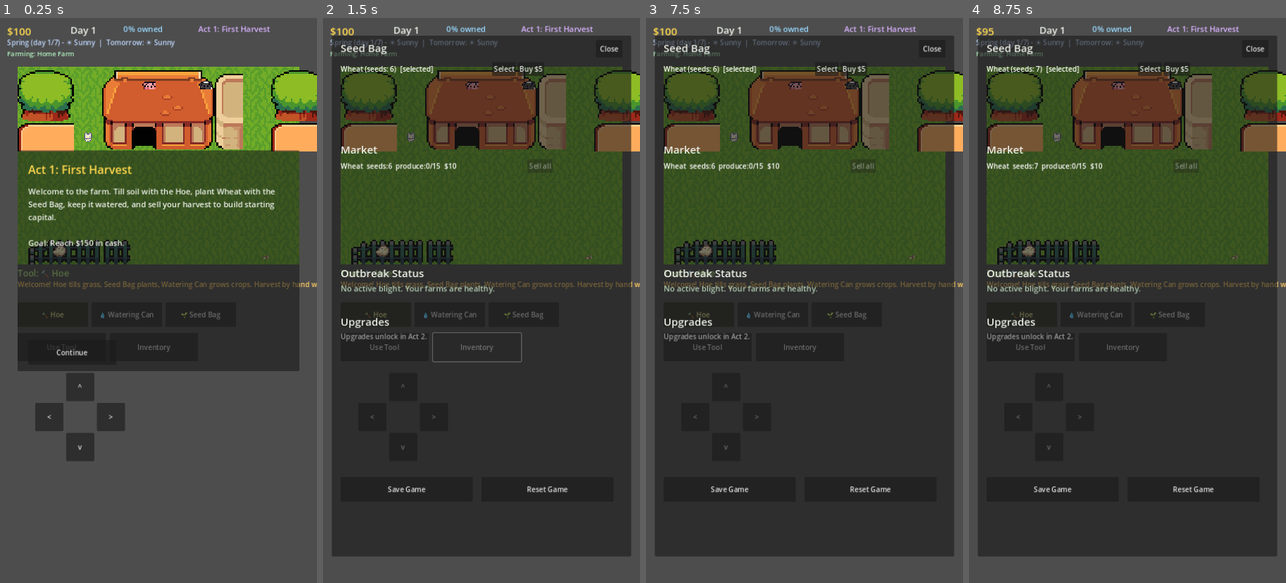
Above: before the commit, frames 1-4 (left to right).
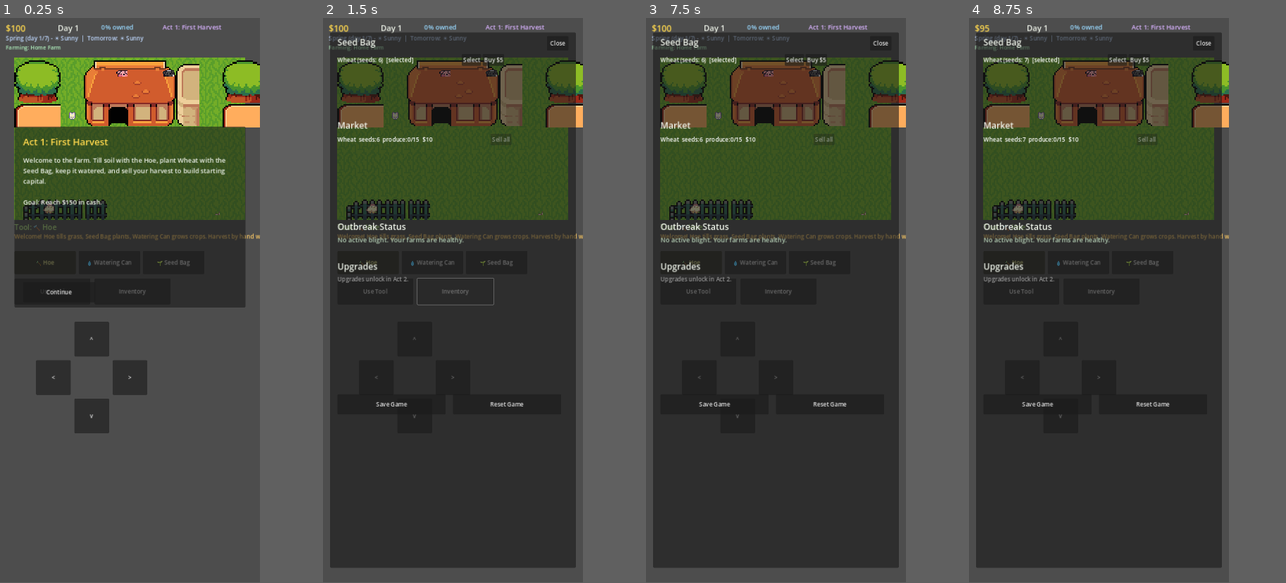
Above: after the commit, the same moments.

Repository: JLA92-bit/JLAProjects
Game: Godot game, scene res://scenes/Main.tscn
The game is run twice, just before and just after one commit, with the same random seed, the same clock (stepped at 60 frames per second) and the same inputs.
Inputs:
- Up to frame 1 (0.25 s): no input
- Up to frame 2 (1.5 s): click "Use Tool" at 0.5 s; click "Inventory" at 1.25 s
- Up to frame 3 (7.5 s): click "v" at 2 s; click "🔨 Hoe" at 2.75 s; click "💧 Watering Can" at 3.5 s; click "🌱 Seed Bag" at 4.25 s; click "^" at 5 s; click "<" at 5.75 s; click ">" at 6.5 s; click "Select" at 7.25 s
- Up to frame 4 (8.75 s): click "Buy $5" at 8 s
In our replay, the window is 450x800 before the commit and 369x799 after it. These sizes can differ from the game's own. Grey fills any space a smaller window leaves; there, only what the larger window draws over its background counts as a difference.

The runs differ from the first frame. In frame 1, 40% of the frame differs, in the area x 1-100%, y 1-79%; in frame 2, 32%; in frame 3, 31%; in frame 4, 31%.

Commit message:
Widen canvas to phone aspect ratio and enlarge touch controls
The 720x1280 design (16:9-ish) was noticeably narrower-than-tall
compared to most real phones (~19.5:9), so aspect="keep" correctly
avoided cropping but left large black letterbox bars top and bottom
on-device, and the D-pad/action buttons were sized for the old canvas.

- Bump viewport_height to 1560 (720:1560 = 19.5:9 exactly), matching
  the aspect ratio of most current phones so the game fills far more
  of the screen with much smaller/no letterboxing.
- Enlarge the D-pad (64px -> 96px buttons) and action/tool buttons for
  better touch targets, using the extra vertical space the wider
  canvas provides instead of leaving it empty.
- Reposition the update banner below the larger D-pad so nothing
  overlaps, and grow the inventory/map panels to make use of the
  taller canvas.

Diff:
--- a/godot/project.godot
+++ b/godot/project.godot
@@ -15,7 +15,7 @@
 [display]
 
 window/size/viewport_width=720
-window/size/viewport_height=1280
+window/size/viewport_height=1560
 window/stretch/mode="canvas_items"
 window/stretch/aspect="keep"
 window/handheld/orientation=1
--- a/godot/scripts/Main.gd
+++ b/godot/scripts/Main.gd
@@ -867,18 +867,21 @@
 	tool_row.add_theme_constant_override("separation", 8)
 	layer.add_child(tool_row)
 
-	var action_y = tool_row_y + 70
-	_add_button(layer, "Use Tool", Vector2(FARM_ORIGIN.x, action_y), Vector2(200, 64), func(): _do_action())
-	_add_button(layer, "Inventory", Vector2(FARM_ORIGIN.x + 210, action_y), Vector2(200, 64), _open_inventory)
-	map_button = _add_button(layer, "World Map", Vector2(FARM_ORIGIN.x + 420, action_y), Vector2(220, 64), func(): _toggle_map())
-
-	# On-screen D-pad
-	var dpad_y = action_y + 90
-	var dpad_x = FARM_ORIGIN.x + 40
-	_add_touch_button(layer, "^", Vector2(dpad_x + 70, dpad_y), Vector2(64, 64), func(p): move_up_held = p)
-	_add_touch_button(layer, "v", Vector2(dpad_x + 70, dpad_y + 136), Vector2(64, 64), func(p): move_down_held = p)
-	_add_touch_button(layer, "<", Vector2(dpad_x, dpad_y + 68), Vector2(64, 64), func(p): move_left_held = p)
-	_add_touch_button(layer, ">", Vector2(dpad_x + 140, dpad_y + 68), Vector2(64, 64), func(p): move_right_held = p)
+	var action_y = tool_row_y + 76
+	_add_button(layer, "Use Tool", Vector2(FARM_ORIGIN.x, action_y), Vector2(210, 72), func(): _do_action())
+	_add_button(layer, "Inventory", Vector2(FARM_ORIGIN.x + 222, action_y), Vector2(210, 72), _open_inventory)
+	map_button = _add_button(layer, "World Map", Vector2(FARM_ORIGIN.x + 444, action_y), Vector2(230, 72), func(): _toggle_map())
+
+	# On-screen D-pad - sized generously for real touchscreens, using the
+	# extra vertical space the 19.5:9-ish canvas leaves below the farm UI.
+	var dpad_button := 96
+	var dpad_step := dpad_button + 10
+	var dpad_y = action_y + 120
+	var dpad_x = FARM_ORIGIN.x + 60
+	_add_touch_button(layer, "^", Vector2(dpad_x + dpad_step, dpad_y), Vector2(dpad_button, dpad_button), func(p): move_up_held = p)
+	_add_touch_button(layer, "v", Vector2(dpad_x + dpad_step, dpad_y + dpad_step * 2), Vector2(dpad_button, dpad_button), func(p): move_down_held = p)
+	_add_touch_button(layer, "<", Vector2(dpad_x, dpad_y + dpad_step), Vector2(dpad_button, dpad_button), func(p): move_left_held = p)
+	_add_touch_button(layer, ">", Vector2(dpad_x + dpad_step * 2, dpad_y + dpad_step), Vector2(dpad_button, dpad_button), func(p): move_right_held = p)
 
 	_build_inventory_panel(layer)
 	_build_map_panel(layer)
@@ -899,7 +902,7 @@
 
 func _build_update_banner(layer: CanvasLayer) -> void:
 	update_banner = Panel.new()
-	update_banner.position = Vector2(40, 1030)
+	update_banner.position = Vector2(40, 1190)
 	update_banner.size = Vector2(640, 130)
 	update_banner.visible = false
 	layer.add_child(update_banner)
@@ -922,7 +925,7 @@
 func _build_inventory_panel(layer: CanvasLayer) -> void:
 	inventory_panel = Panel.new()
 	inventory_panel.position = Vector2(20, 40)
-	inventory_panel.size = Vector2(680, 1180)
+	inventory_panel.size = Vector2(680, 1480)
 	inventory_panel.visible = false
 	layer.add_child(inventory_panel)
 
@@ -955,7 +958,7 @@
 func _build_map_panel(layer: CanvasLayer) -> void:
 	map_panel = Panel.new()
 	map_panel.position = Vector2(20, 40)
-	map_panel.size = Vector2(680, 1180)
+	map_panel.size = Vector2(680, 1480)
 	map_panel.visible = false
 	layer.add_child(map_panel)
 
@@ -965,7 +968,7 @@
 
 	var scroll := ScrollContainer.new()
 	scroll.position = Vector2(20, 84)
-	scroll.size = Vector2(640, 1080)
+	scroll.size = Vector2(640, 1380)
 	map_panel.add_child(scroll)
 
 	map_scroll_content = VBoxContainer.new()
@@ -1025,7 +1028,7 @@
 		var t = TOOLS[key]
 		var btn := Button.new()
 		btn.text = "%s %s" % [t["emoji"], t["name"]]
-		btn.custom_minimum_size = Vector2(160, 56)
+		btn.custom_minimum_size = Vector2(170, 64)
 		btn.pressed.connect(func(): _select_tool(key))
 		btn.modulate = Color(1, 1, 0.6) if key == selected_tool else Color(1, 1, 1)
 		tool_row.add_child(btn)
